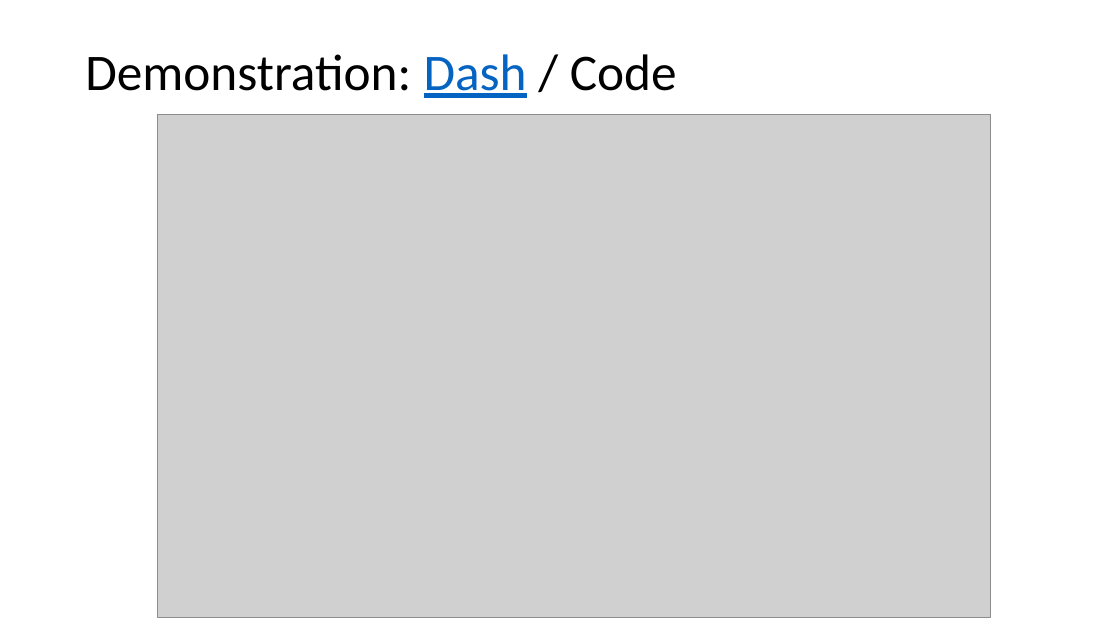
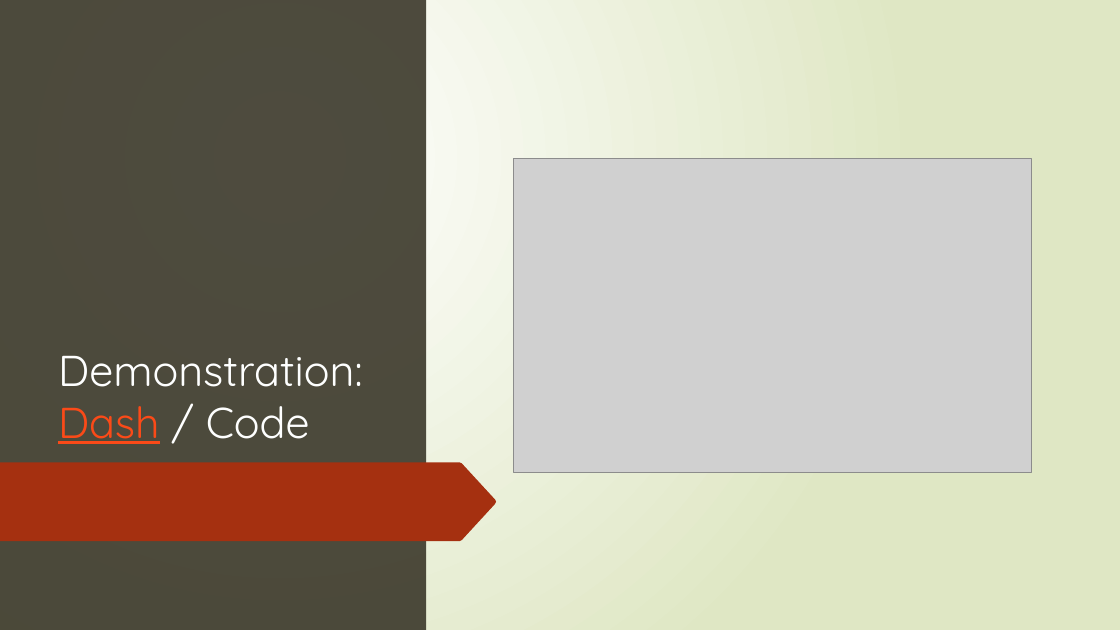
Before and after one commit to nscodechris/final_exam_aw_academy, a slide deck: slide 3 of Presentation1.pptx. Drawn at 1120x630 pixels with LibreOffice and Linux fonts; fonts in the diff are those of the drawing; grey boxes stand for pictures. Boxes give left, top, right and bottom in pixels: in the first picture for what was removed or moved away, otherwise in the second. Text is boxed around its words. In the diff, an @@ line names an element or a change of style, - is before the commit and + after.

```diff
--- a/Presentation1.pptx
+++ b/Presentation1.pptx
@@ background #FFFFFF to gradient #FFFFFF to #DFE8C4 @@
@@ rectangle added at (x1=0, y1=0, x2=17, y2=630), fill #766F54 @@
@@ rectangle added at (x1=0, y1=0, x2=1120, y2=630), fill gradient #FFFFFF to #DFE8C4 @@
@@ rectangle added at (x1=0, y1=0, x2=426, y2=630), fill #3B382A at 90% opacity @@
@@ freeform shape added at (x1=0, y1=66, x2=146, y2=112), fill #A53010 @@
@@ title "Demonstration: Dash / Code" moved from (x1=85, y1=54, x2=677, y2=98) to (x1=58, y1=356, x2=363, y2=444) @@
@@ title "Demonstration: Dash / Code" at (x1=58, y1=356, x2=363, y2=444): size 44 to 37 pt, font Calibri to Quicksand; text colour #000000 to #FEFFFF in "Demonstration: / Code"; text colour #0563C1 to #FB4A18 in "Dash"; line spacing 0.9 to 1; vertical alignment middle to bottom @@
@@ picture resized from (x1=158, y1=114, x2=991, y2=618) to (x1=513, y1=159, x2=1032, y2=472) @@
@@ freeform shape added at (x1=0, y1=397, x2=160, y2=469), fill #A53010 @@
@@ freeform shape added at (x1=0, y1=462, x2=497, y2=541), fill #A53010 @@
@@ group added at (x1=0, y1=129, x2=262, y2=630): 10 freeform shapes @@
@@ group added at (x1=0, y1=129, x2=262, y2=630): 10 freeform shapes @@
@@ group added at (x1=3, y1=0, x2=218, y2=630): 12 freeform shapes @@
```
Also in this commit, not shown: 8 other slides changed, 1 slide added.
